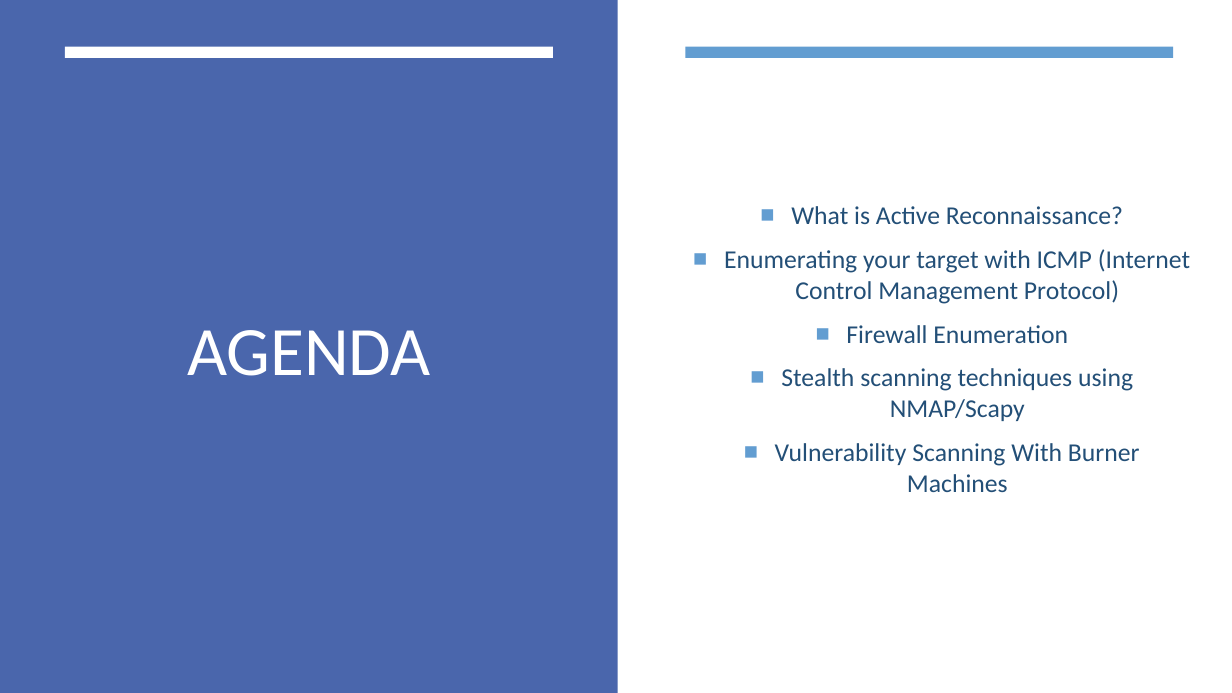
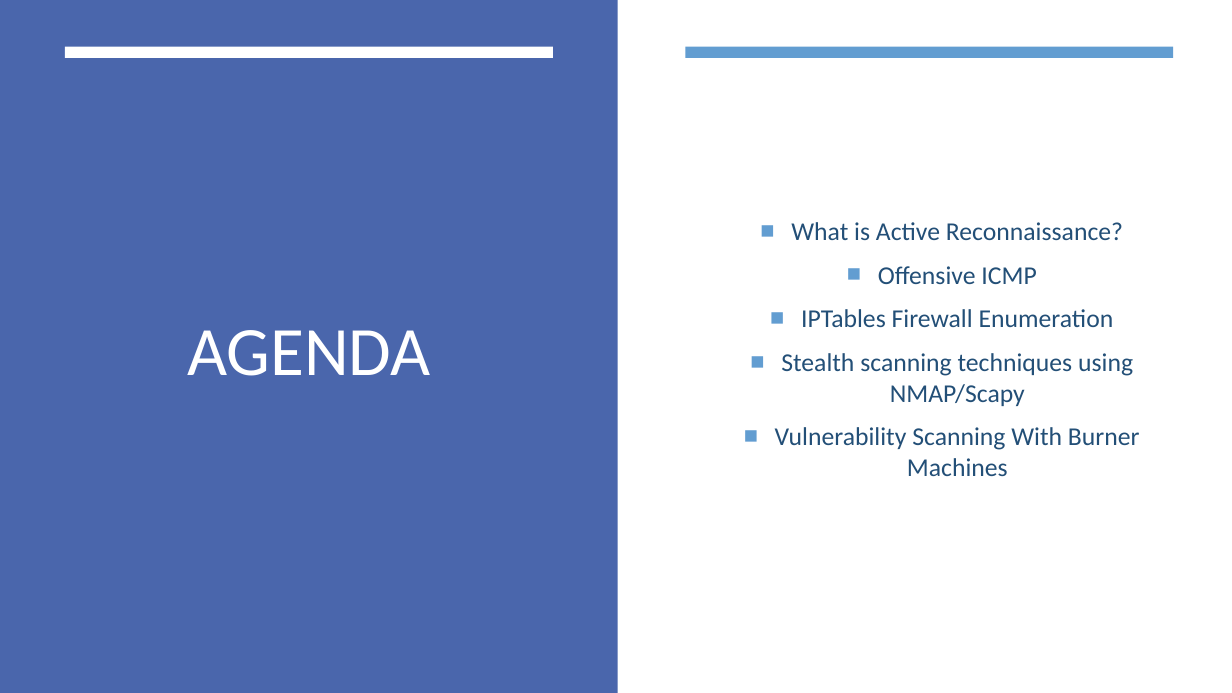
Before and after one commit to aqeebhussain122/hpc-offensive-security, a slide deck: slide 2 of Offensive Security Tactics for Linux Professionals - Active Reconnaissance.pptx. Drawn at 1232x693 pixels with LibreOffice and Linux fonts; fonts in the diff are those of the drawing. Boxes give left, top, right and bottom in pixels: in the first picture for what was removed or moved away, otherwise in the second. Text is boxed around its words. In the diff, an @@ line names an element or a change of style, - is before the commit and + after.

```diff
--- a/Offensive Security Tactics for Linux Professionals - Active Reconnaissance.pptx
+++ b/Offensive Security Tactics for Linux Professionals - Active Reconnaissance.pptx
@@ text at (801, 266, 1114, 327): text changed @@
-■ Enumerating your target with ICMP (Internet Control Management Protocol)
-■ Firewall Enumeration
+■ Offensive ICMP
+■ IPTables Firewall Enumeration
```
Also in this commit, not shown: 4 other slides changed, 3 slides added.
